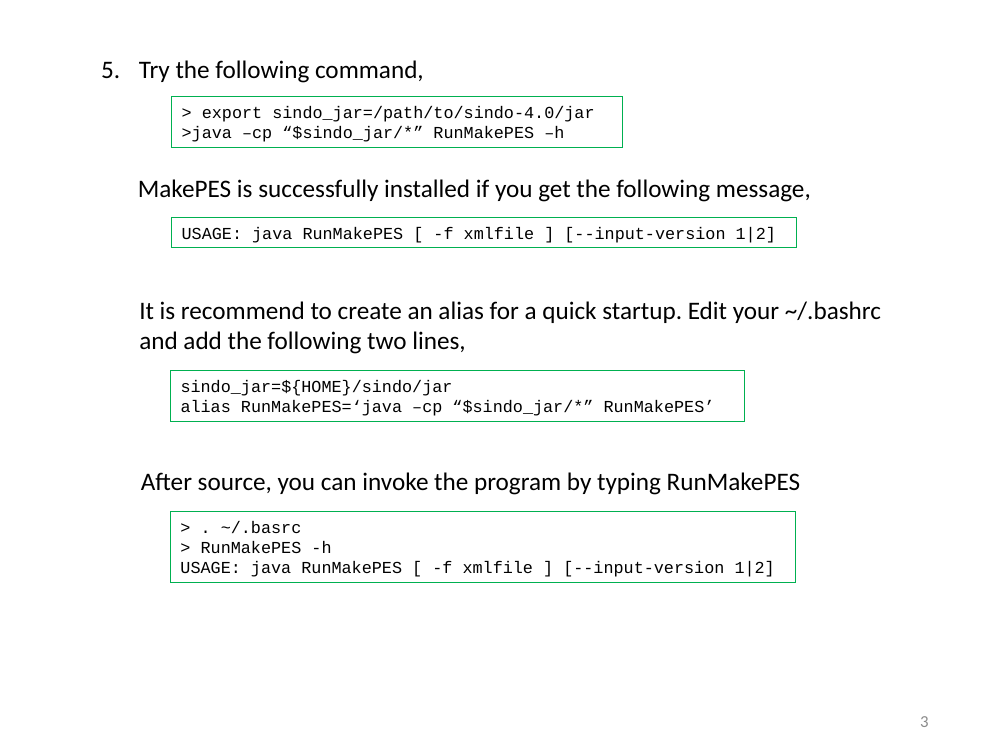
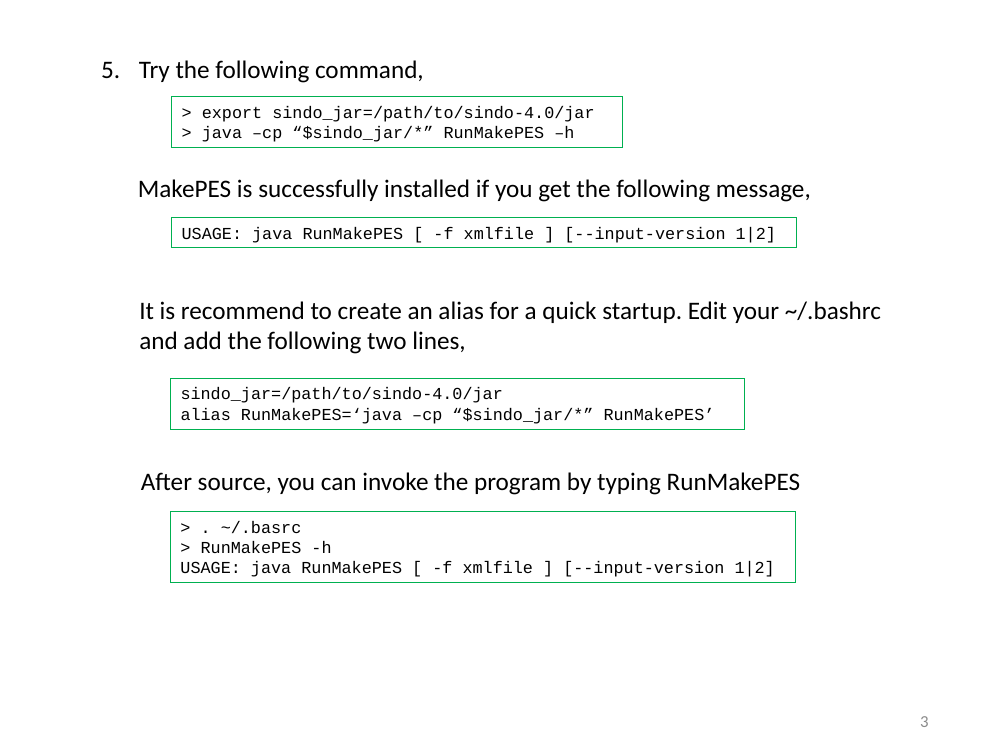
Before and after one commit to yagikiyoshi/sindo, a slide deck: slide 4 of doc/MakePES/install_MakePES.pptx. Drawn at 1008x756 pixels with LibreOffice and Linux fonts; fonts in the diff are those of the drawing. Boxes give left, top, right and bottom in pixels: in the first picture for what was removed or moved away, otherwise in the second. Text is boxed around its words. In the diff, an @@ line names an element or a change of style, - is before the commit and + after.

```diff
--- a/doc/MakePES/install_MakePES.pptx
+++ b/doc/MakePES/install_MakePES.pptx
@@ text in rectangle at box(202, 126, 574, 142): spaces changed @@
->java –cp “$sindo_jar/*” RunMakePES –h
+> java –cp “$sindo_jar/*” RunMakePES –h
@@ rectangle "sindo_jar=/path/to/sindo-4.0/jar": place and size @@
-rectangle "sindo_jar=/path/to/sindo-4.0/jar" at box(170, 370, 744, 420)
+rectangle "sindo_jar=/path/to/sindo-4.0/jar" at box(170, 378, 744, 428)
@@ text in rectangle at box(181, 387, 503, 403): text changed @@
-sindo_jar=${HOME}/sindo/jar
+sindo_jar=/path/to/sindo-4.0/jar
```
Also in this commit, not shown: 4 other files.
